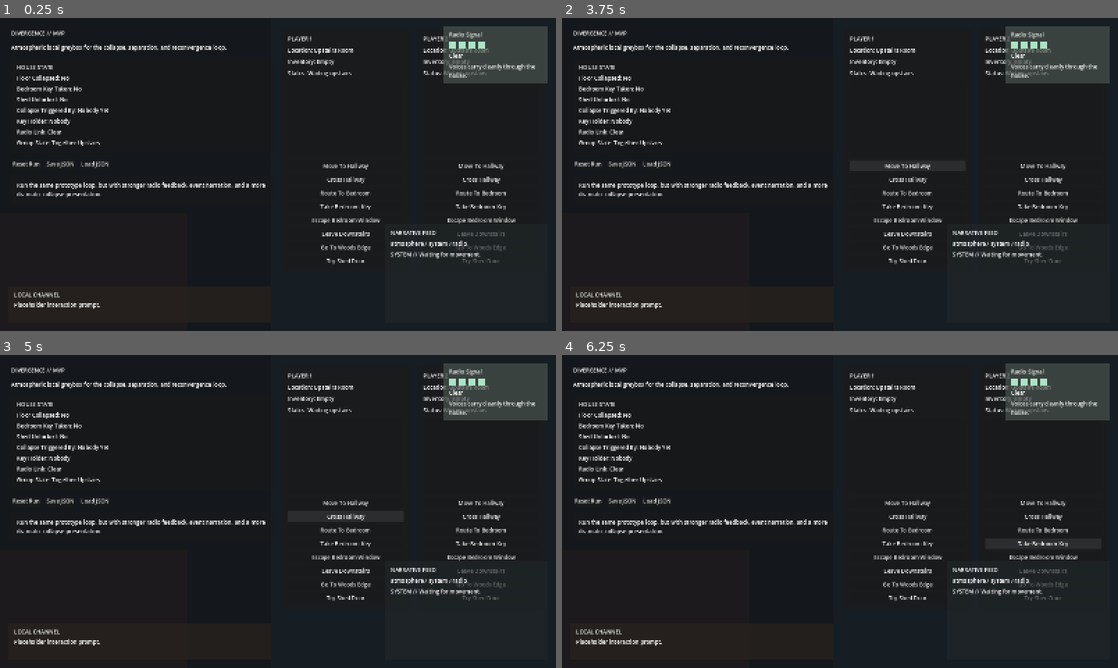
Above: before the commit, frames 1-4 (two rows, left to right).
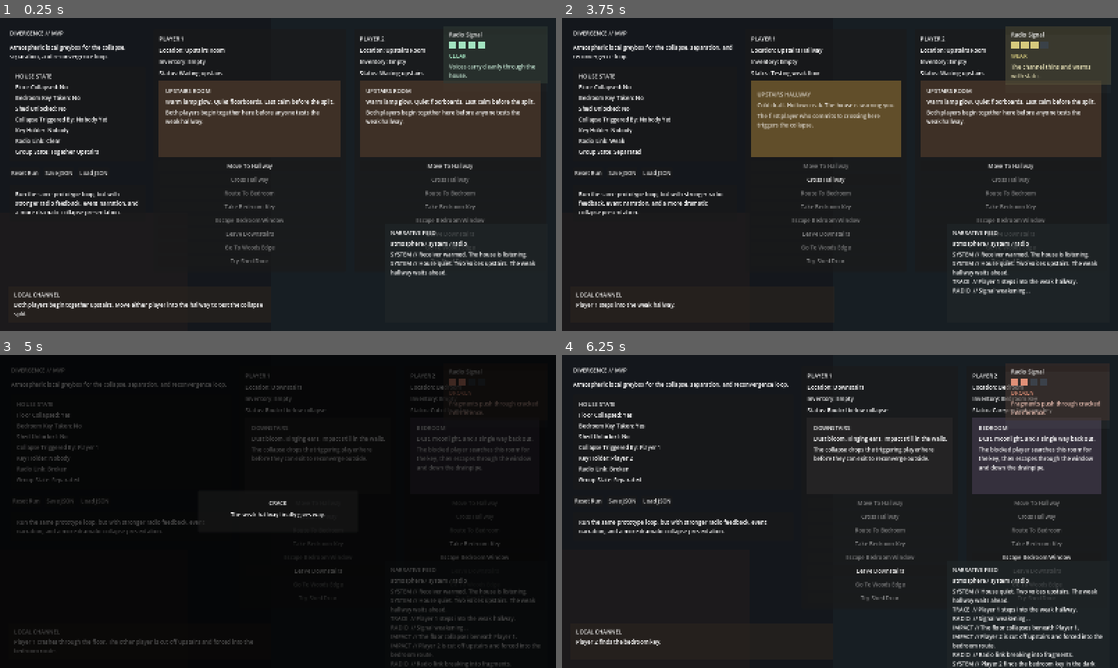
Above: after the commit, the same moments.

Repository: gazman187/DivergenceMVP
Game: Godot game, scene res://scenes/main/Main.tscn
Two runs of this game, one before a commit and one after it. Both use one fixed random seed, a clock stepped at 60 frames per second and the inputs below.
Inputs (mouse positions are in pixels of both pictures, inside the frame that each line leads up to):
- Up to frame 1 (0.25 s): no input
- Up to frame 2 (3.75 s): click (906, 246) at 0.5 s, where only the run before the commit has a clickable "Go To Woods Edge"; click (906, 246) at 1.25 s, where only the run before the commit has a clickable "Go To Woods Edge"; click (1045, 246) at 2 s, where only the run before the commit has a clickable "Go To Woods Edge"; click (1045, 246) at 2.75 s, where only the run before the commit has a clickable "Go To Woods Edge"; click "Move To Hallway" at 3.5 s
- Up to frame 3 (5 s): click "Cross Hallway" at 4.25 s
- Up to frame 4 (6.25 s): click "Leave Downstairs" at 5 s; click "Take Bedroom Key" at 5.75 s

The runs differ from the first frame. In frame 1, 24% of the frame differs, in the area x 1-98%, y 4-96%; in frame 2, 23%; in frame 3, 30%, in the area x 1-100%, y 0-100%; in frame 4, 13%.
Error before the commit: Parse Error: Class "GameState" hides an autoload singleton. (res://scripts/core/GameState.gd:2)

Commit message:
Fix autoload singleton conflicts in core scripts

Diff:
--- a/scripts/core/EventBus.gd
+++ b/scripts/core/EventBus.gd
@@ -1,5 +1,4 @@
 extends Node
-class_name EventBus
 
 signal state_changed
 signal prompt_changed(text: String)
--- a/scripts/core/GameState.gd
+++ b/scripts/core/GameState.gd
@@ -1,5 +1,4 @@
 extends Node
-class_name GameState
 
 const PLAYER_1_ID := "player_1"
 const PLAYER_2_ID := "player_2"
@@ -209,10 +208,10 @@
 func _emit_state_changed() -> void:
 	var bus := get_node_or_null("/root/EventBus")
 	if bus != null:
-		EventBus.emit_state_changed()
+		bus.emit_state_changed()
 
 
 func _emit_inventory_changed(player_id: String) -> void:
 	var bus := get_node_or_null("/root/EventBus")
 	if bus != null:
-		EventBus.emit_inventory_changed(player_id, get_player_inventory(player_id))
+		bus.emit_inventory_changed(player_id, get_player_inventory(player_id))
--- a/scripts/core/SceneRouter.gd
+++ b/scripts/core/SceneRouter.gd
@@ -1,5 +1,4 @@
 extends Node
-class_name SceneRouter
 
 const LOCATION_SCENES := {
 	"UpstairsRoom": "res://scenes/locations/UpstairsRoom.tscn",
